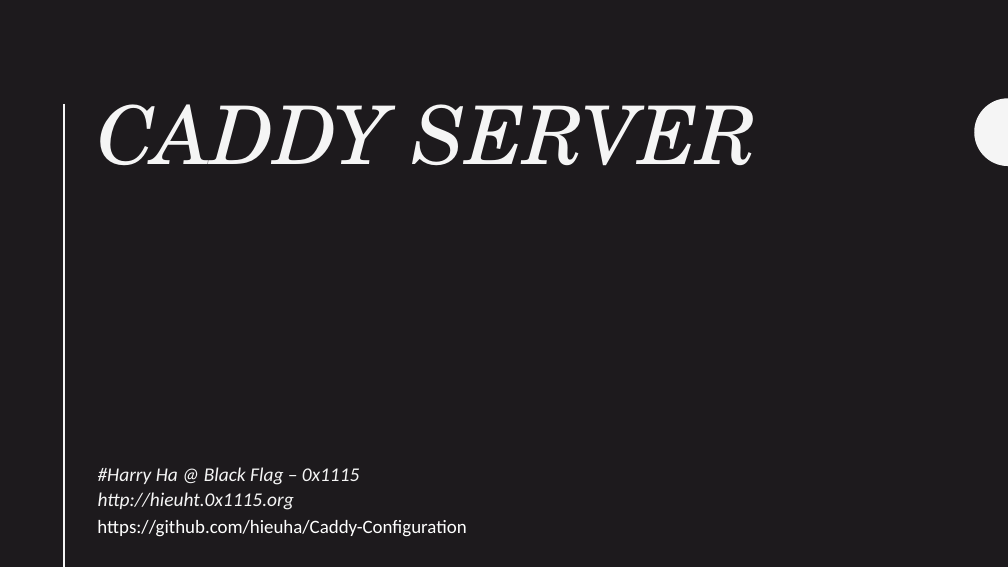
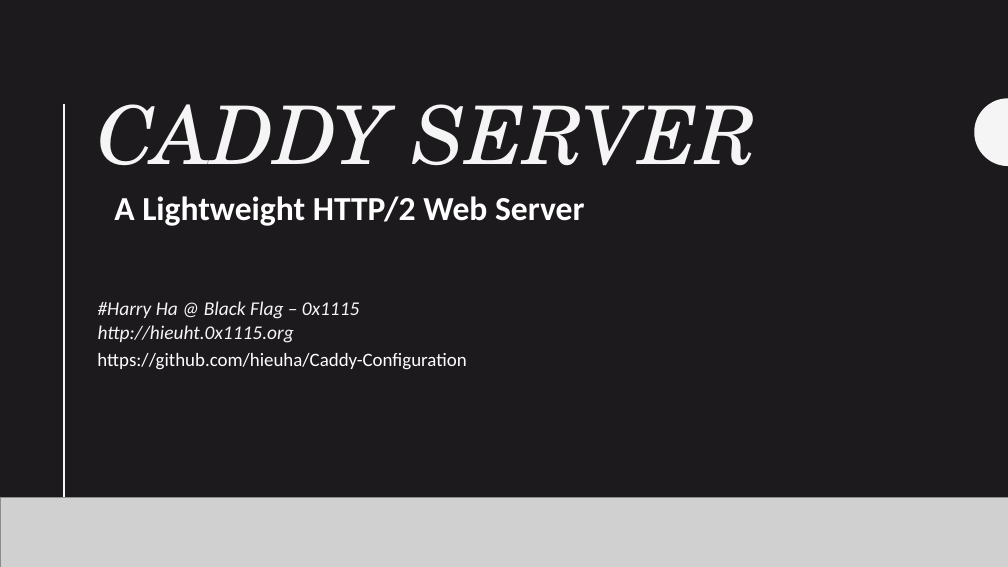
Before and after one commit to hieuha/Caddy-Configuration, a slide deck: slide 1 of 0x1115/Seminar/Jun-11-Caddy-Nginx.pptx. Drawn at 1008x567 pixels with LibreOffice and Linux fonts; fonts in the diff are those of the drawing; grey boxes stand for pictures. Boxes give left, top, right and bottom in pixels: in the first picture for what was removed or moved away, otherwise in the second. Text is boxed around its words. In the diff, an @@ line names an element or a change of style, - is before the commit and + after.

```diff
--- a/0x1115/Seminar/Jun-11-Caddy-Nginx.pptx
+++ b/0x1115/Seminar/Jun-11-Caddy-Nginx.pptx
@@ text added at (114,196,584,226), 32 pt, text #FFFFFF, bold @@
+A Lightweight HTTP/2 Web Server
@@ subtitle "#Harry Ha @ Black Flag ...": place and size @@
-subtitle "#Harry Ha @ Black Flag ..." at (98,467,360,510)
+subtitle "#Harry Ha @ Black Flag ..." at (98,301,360,343)
@@ text "https://github.com/hieuha/Caddy-Configuration": place and size @@
-text "https://github.com/hieuha/Caddy-Configuration" at (97,520,466,537)
+text "https://github.com/hieuha/Caddy-Configuration" at (97,353,466,370)
@@ picture added at (0,498,1008,567) @@
```
Also in this commit, not shown: 4 other slides changed, 1 slide added.
